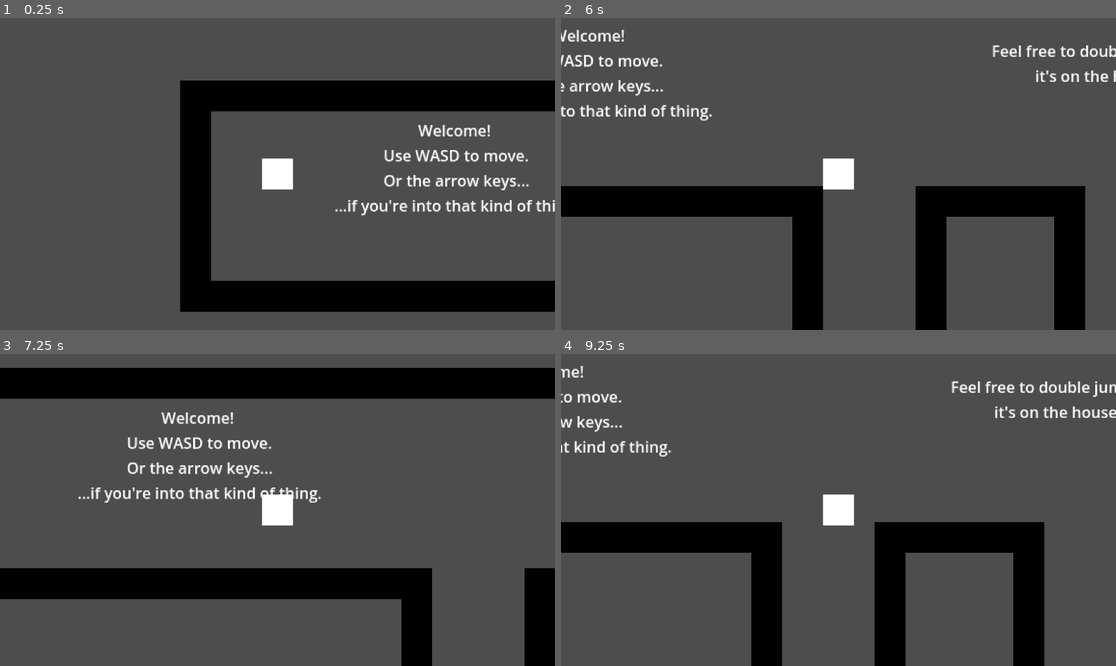
Above: before the commit, frames 1-4 (two rows, left to right).
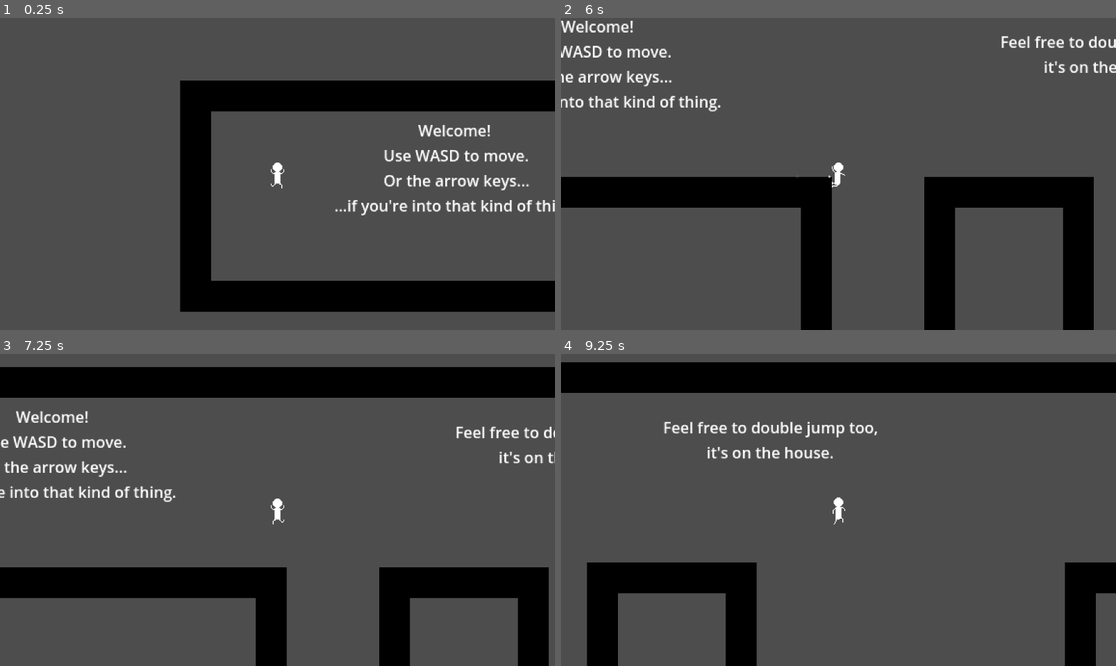
Above: after the commit, the same moments.

Repository: shuofsin/PlatformerGame
Game: Godot game, scene res://Scenes/game.tscn
Two runs of this game, one before a commit and one after it. Both use one fixed random seed, a clock stepped at 60 frames per second and the inputs below.
Inputs:
- Up to frame 1 (0.25 s): no input
- Up to frame 2 (6 s): hold D (move_right) 0.53-2.03 s; tap W (move_jump) at 0.77, 1.52, 3.02, 3.77, 4.52 s; hold A (move_left) 2.03-2.78 s; hold D (move_right) 2.78-4.28 s; hold A (move_left) 4.28-5.03 s; hold D (move_right) 5.03-5.78 s; hold A (move_left) from 5.78 s (still down)
- Up to frame 3 (7.25 s): keep holding A (move_left); tap W (move_jump) at 6.02, 6.77 s
- Up to frame 4 (9.25 s): release A (move_left) at 7.28 s; hold D (move_right) from 7.28 s (still down); tap W (move_jump) at 7.52, 9.02 s

The runs differ from the first frame. In frame 1, 0.5% of the frame differs, in the area x 47-53%, y 44-56%; in frame 2, 12%; in frame 3, 12%; in frame 4, 33%, in the area x 0-100%, y 2-100%.

Commit message:
Added dust effects and bug fixes.

Diff:
--- /dev/null
+++ b/Scenes/dust.tscn
@@ -0,0 +1,36 @@
+[gd_scene load_steps=7 format=3 uid="uid://bw7x8pepak5a7"]
+
+[ext_resource type="Texture2D" uid="uid://327v7y0jacx1" path="res://Assets/PNG/player_temp.png" id="1_why1w"]
+
+[sub_resource type="Curve" id="Curve_why1w"]
+_data = [Vector2(0, 1), 0.0, 0.0, 0, 0, Vector2(0.639053, 1), 0.0, 0.0, 0, 0, Vector2(1, 0), 0.0, 0.0, 0, 0]
+point_count = 3
+
+[sub_resource type="CurveTexture" id="CurveTexture_ts161"]
+curve = SubResource("Curve_why1w")
+
+[sub_resource type="Curve" id="Curve_intvt"]
+_data = [Vector2(0, 0), 0.0, 0.0, 0, 0, Vector2(1, 1), 0.0, 0.0, 0, 0]
+point_count = 2
+
+[sub_resource type="CurveTexture" id="CurveTexture_8454t"]
+curve = SubResource("Curve_intvt")
+
+[sub_resource type="ParticleProcessMaterial" id="ParticleProcessMaterial_oany2"]
+particle_flag_disable_z = true
+angle_min = -45.0
+angle_max = 45.0
+direction = Vector3(0, 0, 0)
+spread = 5.0
+gravity = Vector3(0, 0, 0)
+scale_min = 0.1
+scale_max = 0.1
+scale_curve = SubResource("CurveTexture_8454t")
+color = Color(0.787759, 0.787759, 0.787759, 1)
+alpha_curve = SubResource("CurveTexture_ts161")
+
+[node name="Dust" type="GPUParticles2D"]
+amount = 3
+texture = ExtResource("1_why1w")
+lifetime = 0.5
+process_material = SubResource("ParticleProcessMaterial_oany2")
--- /dev/null
+++ b/Scenes/jump_dust.tscn
@@ -0,0 +1,32 @@
+[gd_scene load_steps=5 format=3 uid="uid://ga5t2ws4ufur"]
+
+[ext_resource type="Texture2D" uid="uid://327v7y0jacx1" path="res://Assets/PNG/player_temp.png" id="1_qemal"]
+
+[sub_resource type="Curve" id="Curve_qemal"]
+_data = [Vector2(0, 1), 0.0, 0.0, 0, 0, Vector2(1, 0), 0.0, 0.0, 0, 0]
+point_count = 2
+
+[sub_resource type="CurveTexture" id="CurveTexture_337tk"]
+curve = SubResource("Curve_qemal")
+
+[sub_resource type="ParticleProcessMaterial" id="ParticleProcessMaterial_337tk"]
+particle_flag_disable_z = true
+emission_shape = 3
+emission_box_extents = Vector3(0, 0, 0)
+direction = Vector3(0, 1, 0)
+initial_velocity_min = 75.0
+initial_velocity_max = 75.0
+gravity = Vector3(0, 0, 0)
+scale_min = 0.1
+scale_max = 0.1
+color = Color(0.788235, 0.788235, 0.788235, 1)
+alpha_curve = SubResource("CurveTexture_337tk")
+
+[node name="JumpDust" type="GPUParticles2D"]
+emitting = false
+amount = 10
+texture = ExtResource("1_qemal")
+lifetime = 0.5
+one_shot = true
+explosiveness = 1.0
+process_material = SubResource("ParticleProcessMaterial_337tk")
--- a/Scenes/player.tscn
+++ b/Scenes/player.tscn
@@ -1,20 +1,119 @@
-[gd_scene load_steps=5 format=3 uid="uid://dbocxh517g6jj"]
+[gd_scene load_steps=19 format=3 uid="uid://dbocxh517g6jj"]
 
 [ext_resource type="Script" uid="uid://dlvgfm1bljojv" path="res://Scripts/player.gd" id="1_cvnsp"]
-[ext_resource type="Texture2D" uid="uid://327v7y0jacx1" path="res://Assets/PNG/player_temp.png" id="1_v0iea"]
-[ext_resource type="PackedScene" uid="uid://bw7x8pepak5a7" path="res://Scenes/wall_dust.tscn" id="2_6t5aa"]
+[ext_resource type="PackedScene" uid="uid://bw7x8pepak5a7" path="res://Scenes/dust.tscn" id="2_6t5aa"]
+[ext_resource type="Texture2D" uid="uid://b0j83cml0ugu8" path="res://Assets/PNG/Player/player_fall.png" id="3_3smsa"]
+[ext_resource type="Texture2D" uid="uid://dq3kr0qmxqa4k" path="res://Assets/PNG/Player/player_idle.png" id="4_3smsa"]
+[ext_resource type="Texture2D" uid="uid://cwwodv0gul2t4" path="res://Assets/PNG/Player/player_jump.png" id="5_8erm5"]
+[ext_resource type="Texture2D" uid="uid://d4f2ucgvqj8ds" path="res://Assets/PNG/Player/player_walk.png" id="6_f1ek2"]
+[ext_resource type="PackedScene" uid="uid://ga5t2ws4ufur" path="res://Scenes/jump_dust.tscn" id="7_8erm5"]
+[ext_resource type="Texture2D" uid="uid://crutqk0duqi1r" path="res://Assets/PNG/Player/player_wall.png" id="7_tx1dd"]
 
-[sub_resource type="RectangleShape2D" id="RectangleShape2D_cvnsp"]
-size = Vector2(32, 32)
+[sub_resource type="RectangleShape2D" id="RectangleShape2D_3smsa"]
+size = Vector2(14, 30)
+
+[sub_resource type="AtlasTexture" id="AtlasTexture_gymyn"]
+atlas = ExtResource("6_f1ek2")
+region = Rect2(0, 0, 32, 32)
+
+[sub_resource type="AtlasTexture" id="AtlasTexture_pu2lt"]
+atlas = ExtResource("6_f1ek2")
+region = Rect2(32, 0, 32, 32)
+
+[sub_resource type="AtlasTexture" id="AtlasTexture_ukyrk"]
+atlas = ExtResource("6_f1ek2")
+region = Rect2(64, 0, 32, 32)
+
+[sub_resource type="AtlasTexture" id="AtlasTexture_7dp3o"]
+atlas = ExtResource("6_f1ek2")
+region = Rect2(96, 0, 32, 32)
+
+[sub_resource type="AtlasTexture" id="AtlasTexture_h4iuc"]
+atlas = ExtResource("6_f1ek2")
+region = Rect2(128, 0, 32, 32)
+
+[sub_resource type="AtlasTexture" id="AtlasTexture_fd4e3"]
+atlas = ExtResource("6_f1ek2")
+region = Rect2(160, 0, 32, 32)
+
+[sub_resource type="AtlasTexture" id="AtlasTexture_qqcod"]
+atlas = ExtResource("6_f1ek2")
+region = Rect2(192, 0, 32, 32)
+
+[sub_resource type="AtlasTexture" id="AtlasTexture_igrcy"]
+atlas = ExtResource("6_f1ek2")
+region = Rect2(224, 0, 32, 32)
+
+[sub_resource type="SpriteFrames" id="SpriteFrames_fs7ks"]
+animations = [{
+"frames": [{
+"duration": 1.0,
+"texture": ExtResource("3_3smsa")
+}],
+"loop": true,
+"name": &"fall",
+"speed": 5.0
+}, {
+"frames": [{
+"duration": 1.0,
+"texture": ExtResource("4_3smsa")
+}],
+"loop": true,
+"name": &"idle",
+"speed": 5.0
+}, {
+"frames": [{
+"duration": 1.0,
+"texture": ExtResource("5_8erm5")
+}],
+"loop": true,
+"name": &"jump",
+"speed": 5.0
+}, {
+"frames": [{
+"duration": 1.0,
+"texture": SubResource("AtlasTexture_gymyn")
+}, {
+"duration": 1.0,
+"texture": SubResource("AtlasTexture_pu2lt")
+}, {
+"duration": 1.0,
+"texture": SubResource("AtlasTexture_ukyrk")
+}, {
+"duration": 1.0,
+"texture": SubResource("AtlasTexture_7dp3o")
+}, {
+"duration": 1.0,
+"texture": SubResource("AtlasTexture_h4iuc")
+}, {
+"duration": 1.0,
+"texture": SubResource("AtlasTexture_fd4e3")
+}, {
+"duration": 1.0,
+"texture": SubResource("AtlasTexture_qqcod")
+}, {
+"duration": 1.0,
+"texture": SubResource("AtlasTexture_igrcy")
+}],
+"loop": true,
+"name": &"walk",
+"speed": 12.0
+}, {
+"frames": [{
+"duration": 1.0,
+"texture": ExtResource("7_tx1dd")
+}],
+"loop": true,
+"name": &"wall",
+"speed": 5.0
+}]
 
 [node name="Player" type="CharacterBody2D"]
 script = ExtResource("1_cvnsp")
 
-[node name="Sprite2D" type="Sprite2D" parent="."]
-texture = ExtResource("1_v0iea")
-
 [node name="CollisionShape2D" type="CollisionShape2D" parent="."]
-shape = SubResource("RectangleShape2D_cvnsp")
+position = Vector2(0, 1)
+shape = SubResource("RectangleShape2D_3smsa")
 
 [node name="CoyoteTimer" type="Timer" parent="."]
 unique_name_in_owner = true
@@ -27,49 +126,63 @@
 one_shot = true
 
 [node name="HeadNudgeLeftOne" type="RayCast2D" parent="."]
-position = Vector2(-15, -15)
+position = Vector2(-6, -13)
 target_position = Vector2(0, -3)
 hit_from_inside = true
 
 [node name="HeadNudgeLeftTwo" type="RayCast2D" parent="."]
-position = Vector2(-12, -15)
+position = Vector2(-4, -13)
 target_position = Vector2(0, -3)
 hit_from_inside = true
 
 [node name="HeadNudgeRightOne" type="RayCast2D" parent="."]
-position = Vector2(15, -15)
+position = Vector2(6, -13)
 target_position = Vector2(0, -3)
 hit_from_inside = true
 
 [node name="HeadNudgeRightTwo" type="RayCast2D" parent="."]
-position = Vector2(12, -15)
+position = Vector2(4, -13)
 target_position = Vector2(0, -3)
 hit_from_inside = true
 
 [node name="LedgeHopRightOne" type="RayCast2D" parent="."]
-position = Vector2(15, 14)
+position = Vector2(6, 14)
 target_position = Vector2(3, 0)
 hit_from_inside = true
 
 [node name="LedgeHopRightTwo" type="RayCast2D" parent="."]
-position = Vector2(15, 5)
+position = Vector2(6, 6)
 target_position = Vector2(3, 0)
 hit_from_inside = true
 
 [node name="LedgeHopLeftOne" type="RayCast2D" parent="."]
-position = Vector2(-15, 14)
+position = Vector2(-6, 14)
 target_position = Vector2(-3, 0)
 hit_from_inside = true
 
 [node name="LedgeHopLeftTwo" type="RayCast2D" parent="."]
-position = Vector2(-15, 5)
+position = Vector2(-6, 6)
 target_position = Vector2(-3, 0)
 hit_from_inside = true
 
-[node name="WallDustRight" parent="." instance=ExtResource("2_6t5aa")]
-position = Vector2(16, 0)
+[node name="Animations" type="AnimatedSprite2D" parent="."]
+unique_name_in_owner = true
+sprite_frames = SubResource("SpriteFrames_fs7ks")
+animation = &"walk"
+autoplay = "idle"
+frame = 4
+frame_progress = 0.718689
+
+[node name="JumpDust" parent="." instance=ExtResource("7_8erm5")]
+unique_name_in_owner = true
+position = Vector2(-2, 16)
+
+[node name="WallDust" parent="." instance=ExtResource("2_6t5aa")]
+unique_name_in_owner = true
+position = Vector2(7, -7)
 emitting = false
 
-[node name="WallDustLeft" parent="." instance=ExtResource("2_6t5aa")]
-position = Vector2(-16, 0)
+[node name="RunDust" parent="." instance=ExtResource("2_6t5aa")]
+unique_name_in_owner = true
+position = Vector2(-2, 16)
 emitting = false
--- a/Scenes/wall_dust.tscn
+++ /dev/null
@@ -1,29 +0,0 @@
-[gd_scene load_steps=5 format=3 uid="uid://bw7x8pepak5a7"]
-
-[ext_resource type="Texture2D" uid="uid://327v7y0jacx1" path="res://Assets/PNG/player_temp.png" id="1_i2a4u"]
-
-[sub_resource type="Curve" id="Curve_intvt"]
-_data = [Vector2(0, 0), 0.0, 0.0, 0, 0, Vector2(1, 1), 0.0, 0.0, 0, 0]
-point_count = 2
-
-[sub_resource type="CurveTexture" id="CurveTexture_8454t"]
-curve = SubResource("Curve_intvt")
-
-[sub_resource type="ParticleProcessMaterial" id="ParticleProcessMaterial_oany2"]
-particle_flag_disable_z = true
-angle_min = -45.0
-angle_max = 45.0
-direction = Vector3(0, -1, 0)
-spread = 0.0
-initial_velocity_min = 54.19
-initial_velocity_max = 54.19
-gravity = Vector3(0, 0, 0)
-scale_min = 0.1
-scale_max = 0.1
-scale_curve = SubResource("CurveTexture_8454t")
-
-[node name="WallDust" type="GPUParticles2D"]
-amount = 3
-texture = ExtResource("1_i2a4u")
-lifetime = 0.5
-process_material = SubResource("ParticleProcessMaterial_oany2")
--- a/Scripts/player.gd
+++ b/Scripts/player.gd
@@ -1,9 +1,12 @@
 extends CharacterBody2D
 
+#Nodes
 @onready var CoyoteTimer: Timer = %CoyoteTimer
 @onready var JumpBufferTimer: Timer = %JumpBufferTimer
-
-var coyote_time_activated: bool = false
+@onready var Animations: AnimatedSprite2D = %Animations
+@onready var WallDust: GPUParticles2D = %WallDust
+@onready var RunDust: GPUParticles2D = %RunDust
+@onready var JumpDust: GPUParticles2D = %JumpDust
 
 # Vertical movement variables
 const JUMP_HEIGHT: float = -480.0
@@ -12,6 +15,7 @@
 var gravity: float = MIN_GRAVITY
 const HEAD_NUDGE: float = 3.0
 const LEDGE_HOP_FACTOR: float = 7
+var coyote_time_activated: bool = false
 
 # Horizontal movement variables
 const MAX_SPEED: float = 200.0
@@ -28,7 +32,7 @@
 var wall_contact_coyote: float = 0.0
 const WALL_CONTACT_COYOTE_TIME: float = 0.2
 var wall_jump_lock: float = 0.0
-const WALL_JUMP_LOCK_TIME: float = 0.1
+const WALL_JUMP_LOCK_TIME: float = 0.5
 var look_dir_x: int = 1
 
 func _physics_process(delta: float) -> void:
@@ -39,12 +43,11 @@
 	# Handle horizontal velocity - accounting for wall jump
 	if wall_jump_lock > 0.0:
 		wall_jump_lock -= delta
-		# velocity.x = lerp(velocity.x, x_input * MAX_SPEED, x_velocity_weight * 0.25)
 	else:
 		velocity.x = lerp(velocity.x, x_input * MAX_SPEED, x_velocity_weight)
 
 	# Handle wall jump
-	if is_on_floor() or wall_contact_coyote > 0.0:
+	if wall_contact_coyote > 0.0:
 		if Input.is_action_just_pressed("move_jump"):
 			velocity.y = JUMP_HEIGHT
 			if wall_contact_coyote > 0.0:
@@ -80,6 +83,8 @@
 		CoyoteTimer.stop()
 		coyote_time_activated = true
 		jumps_completed += 1
+		if jumps_completed > 1 and !(wall_jump_lock > 0.0):
+			JumpDust.emitting = true
 
 	# Handle head nudge
 	if velocity.y < JUMP_HEIGHT/2.0:
@@ -103,12 +108,38 @@
 		look_dir_x = sign(velocity.x)
 		wall_contact_coyote = WALL_CONTACT_COYOTE_TIME
 		velocity.y = WALL_GRAVITY
-		jumps_completed = 0
 	else:
 		wall_contact_coyote -= delta
 		# Please our Lord Newton
 		velocity.y += gravity
 
-	# TODO: Handle wall dust
+	# TODO: Handle dust
+	if is_on_wall():
+		if sign(WallDust.position.x) != sign(look_dir_x):
+			WallDust.position.x *= -1
+		WallDust.emitting = true
+	else:
+		WallDust.emitting = false
+
+	if x_input and is_on_floor():
+		RunDust.emitting = true
+	else:
+		RunDust.emitting = false
+
+	if is_on_floor():
+		JumpDust.emitting = false
+
+	# Handle animations
+	Animations.flip_h = true if velocity.x < 0 else false
+	if x_input == 0 and is_on_floor():
+		Animations.play("idle")
+	elif x_input and is_on_floor():
+		Animations.play("walk")
+	elif !is_on_floor() and velocity.y > 0 and is_on_wall() and velocity.x != 0:
+		Animations.play("wall")
+	elif !is_on_floor() and velocity.y < 0:
+		Animations.play("jump")
+	elif !is_on_floor() and velocity.y > 0:
+		Animations.play("fall")
 
 	move_and_slide()
--- a/project.godot
+++ b/project.godot
@@ -35,3 +35,7 @@
 , Object(InputEventKey,"resource_local_to_scene":false,"resource_name":"","device":-1,"window_id":0,"alt_pressed":false …(186 unchanged characters)…
 ]
 }
+
+[rendering]
+
+textures/canvas_textures/default_texture_filter=0
Binary file added: Assets/Aesprite/Player/player_fall.aseprite
Binary file added: Assets/Aesprite/Player/player_idle.aseprite
Binary file added: Assets/Aesprite/Player/player_jump.aseprite
Binary file added: Assets/Aesprite/Player/player_walk.aseprite
Binary file added: Assets/Aesprite/Player/player_wall.aseprite
Binary file added: Assets/PNG/Player/player_fall.png
Not shown, added: Assets/PNG/Player/player_fall.png.import
Binary file added: Assets/PNG/Player/player_idle.png
Not shown, added: Assets/PNG/Player/player_idle.png.import
Binary file added: Assets/PNG/Player/player_jump.png
Not shown, added: Assets/PNG/Player/player_jump.png.import
Binary file added: Assets/PNG/Player/player_walk.png
(and 4 more such lines)
